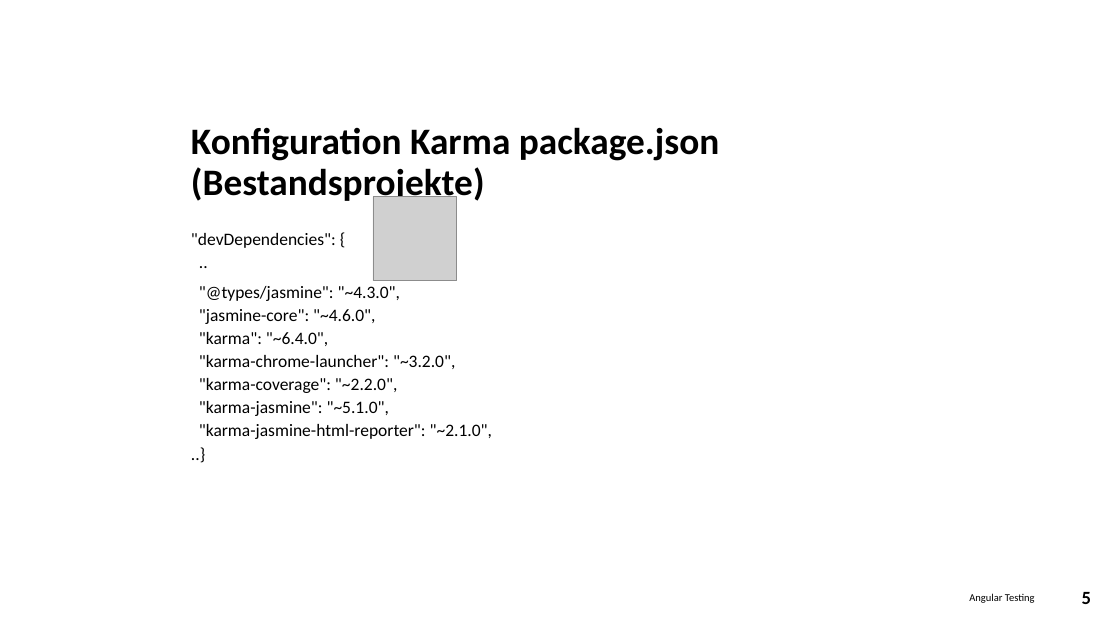
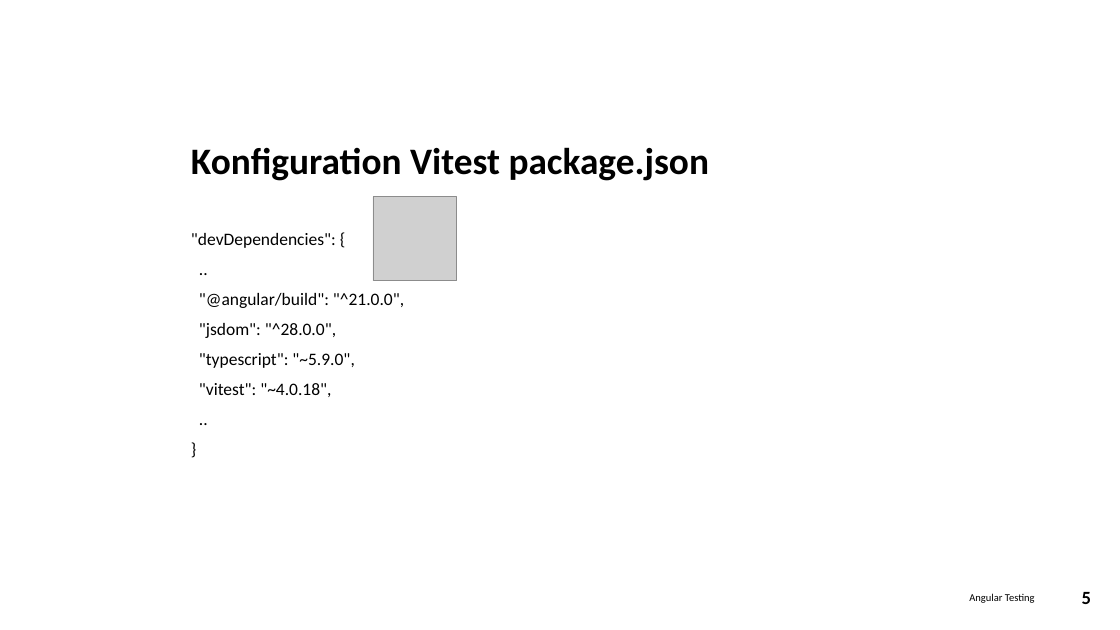
Before and after one commit to goetzingert/angular, a slide deck: slide 5 of Testing_angular21.pptx. Drawn at 1120x630 pixels with LibreOffice and Linux fonts; fonts in the diff are those of the drawing; grey boxes stand for pictures. Boxes give left, top, right and bottom in pixels: in the first picture for what was removed or moved away, otherwise in the second. Text is boxed around its words. In the diff, an @@ line names an element or a change of style, - is before the commit and + after.

```diff
--- a/Testing_angular21.pptx
+++ b/Testing_angular21.pptx
@@ title at (191,147,710,181): text changed @@
-Konfiguration Karma package.json (Bestandsprojekte)
+Konfiguration Vitest package.json
@@ text at (191,233,404,397): text changed @@
-"devDependencies": {
-..
-"@types/jasmine": "~4.3.0",
-"jasmine-core": "~4.6.0",
-"karma": "~6.4.0",
-"karma-chrome-launcher": "~3.2.0",
-"karma-coverage": "~2.2.0",
-"karma-jasmine": "~5.1.0",
-"karma-jasmine-html-reporter": "~2.1.0",
-..}
+"devDependencies": {
+..
+"@angular/build": "^21.0.0",
+"jsdom": "^28.0.0",
+"typescript": "~5.9.0",
+"vitest": "~4.0.18",
+..
+}
```
Also in this commit, not shown: 12 other slides changed, 1 slide added, 4 other files.
